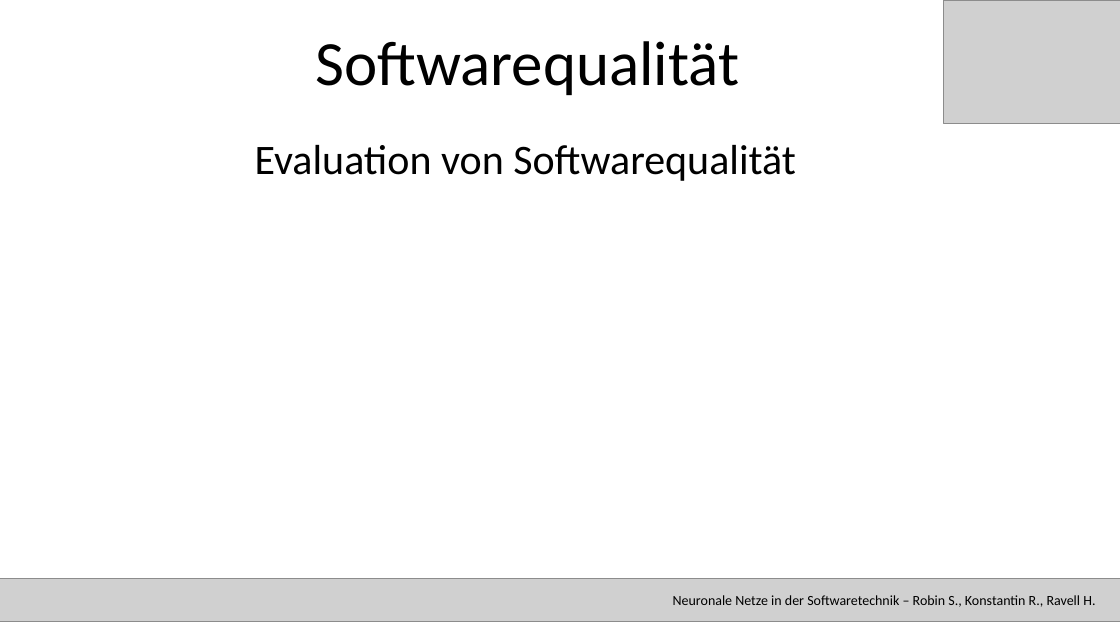
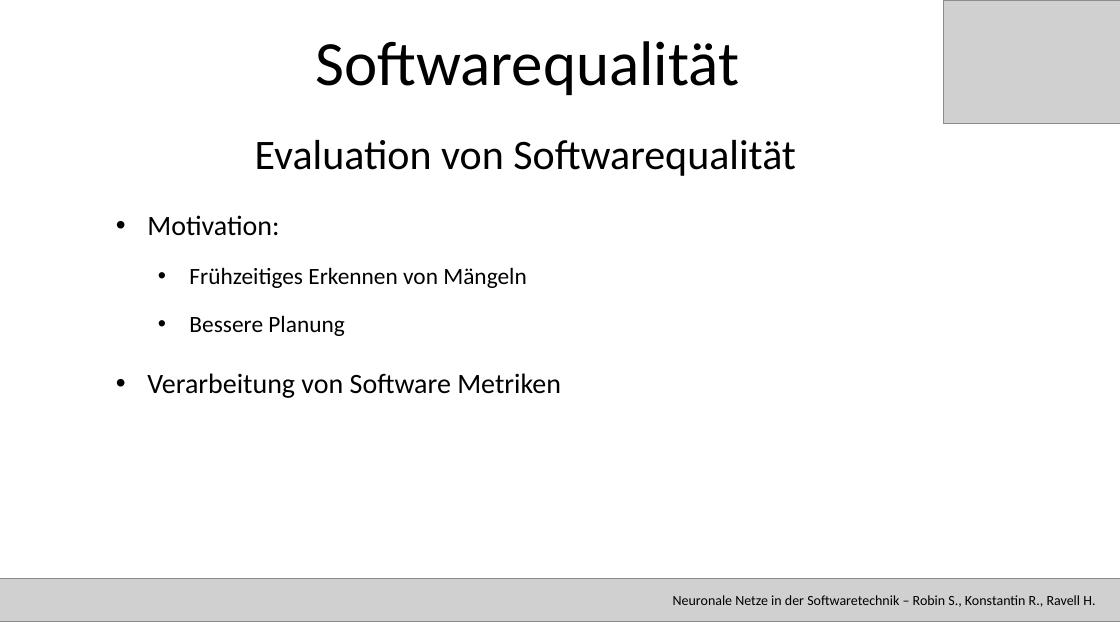
Before and after one commit to RavellHeerdegen/SATElite, a slide deck: slide 33 of SATPräsi.pptx (slide 31 before the commit). Drawn at 1120x630 pixels with LibreOffice and Linux fonts; fonts in the diff are those of the drawing; grey boxes stand for pictures. Boxes give left, top, right and bottom in pixels: in the first picture for what was removed or moved away, otherwise in the second. Text is boxed around its words. In the diff, an @@ line names an element or a change of style, - is before the commit and + after.

```diff
--- a/SATPräsi.pptx
+++ b/SATPräsi.pptx
@@ text "Evaluation von Softwarequalität": place and size @@
-text "Evaluation von Softwarequalität" at bbox=[255, 145, 796, 181]
+text "Evaluation von Softwarequalität" at bbox=[255, 140, 796, 176]
@@ text added at bbox=[147, 215, 561, 398], 20 pt, text #000000 @@
+• Motivation:
+  • Frühzeitiges Erkennen von Mängeln
+  • Bessere Planung
+• Verarbeitung von Software Metriken
```
Also in this commit, not shown: 2 other slides changed, 5 slides added, 1 other file.
